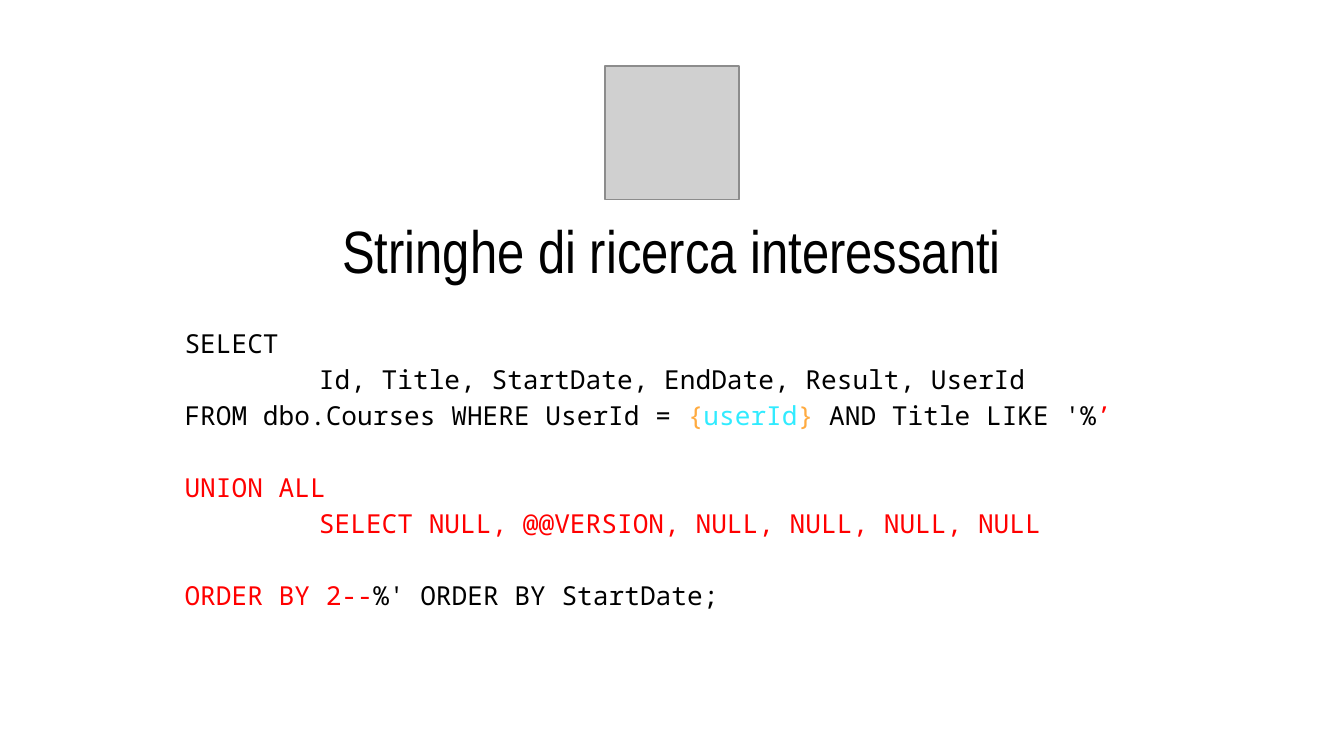
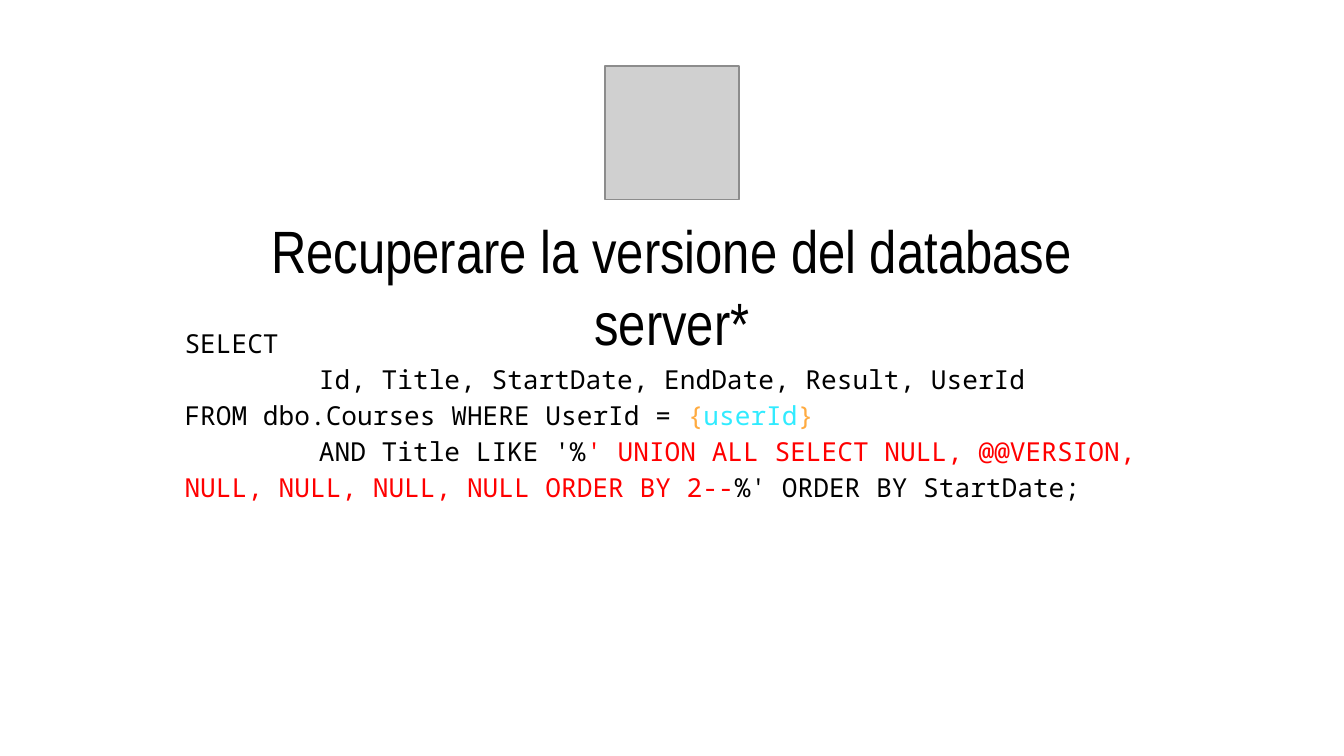
Before and after one commit to CodicePlastico/BibeCatalogue, a slide deck: slide 11 of 2025-10-21.PirlOverflow - SQL Injection crash(ed) course.pptx (slide 10 before the commit). Drawn at 1344x756 pixels with LibreOffice and Linux fonts; fonts in the diff are those of the drawing; grey boxes stand for pictures; background and template pictures are left out. Boxes give left, top, right and bottom in pixels: in the first picture for what was removed or moved away, otherwise in the second. Text is boxed around its words. In the diff, an @@ line names an element or a change of style, - is before the commit and + after.

Commit message:
Aggiunta soluzione per accesso diretto al database

```diff
--- a/2025-10-21.PirlOverflow - SQL Injection crash(ed) course.pptx
+++ b/2025-10-21.PirlOverflow - SQL Injection crash(ed) course.pptx
@@ title at [271, 229, 1072, 346]: text changed @@
-Stringhe di ricerca interessanti
+Recuperare la versione del database server*
@@ title at [185, 334, 1136, 501]: text changed @@
-SELECT
-Id, Title, StartDate, EndDate, Result, UserId
-FROM dbo.Courses WHERE UserId = {userId} AND Title LIKE '%’
-UNION ALL
-SELECT NULL, @@VERSION, NULL, NULL, NULL, NULL
-ORDER BY 2--%' ORDER BY StartDate;
+SELECT
+Id, Title, StartDate, EndDate, Result, UserId
+FROM dbo.Courses WHERE UserId = {userId}
+AND Title LIKE '%' UNION ALL SELECT NULL, @@VERSION, NULL, NULL, NULL, NULL ORDER BY 2--%' ORDER BY StartDate;
```
Also in this commit, not shown: 23 other slides changed, 4 slides added, 6 other files.
